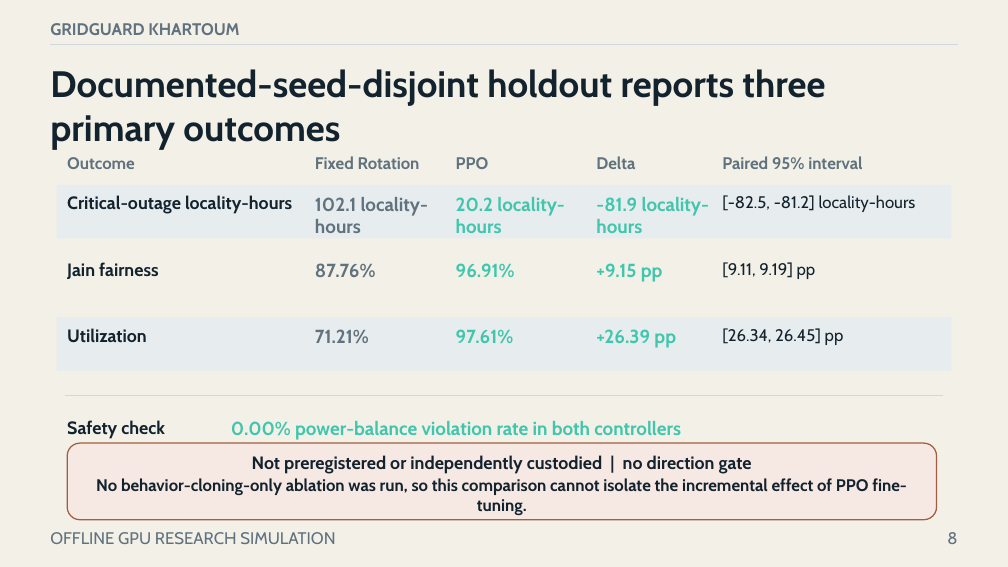
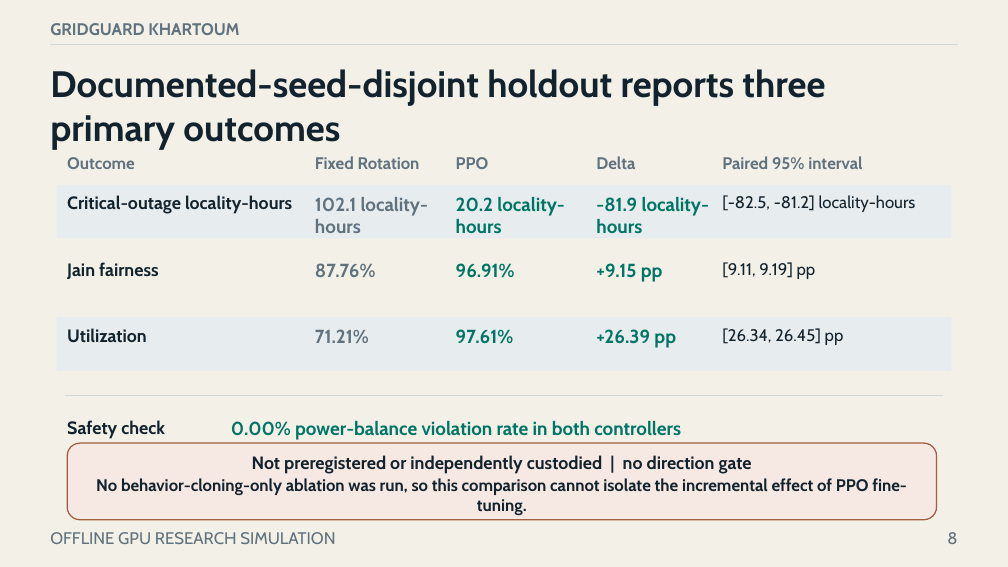
Before and after one commit to boomout2012-afk/gridguard-khartoum, a slide deck: slide 8 of output/presentation/gridguard-khartoum-defense.pptx. Drawn at 1008x567 pixels with LibreOffice and Linux fonts; fonts in the diff are those of the drawing. Boxes give left, top, right and bottom in pixels: in the first picture for what was removed or moved away, otherwise in the second. Text is boxed around its words. In the diff, an @@ line names an element or a change of style, - is before the commit and + after.

```diff
--- a/output/presentation/gridguard-khartoum-defense.pptx
+++ b/output/presentation/gridguard-khartoum-defense.pptx
@@ text colour #3FC6AC to #007565 in 7 elements at (x1=456, y1=197, x2=564, y2=233), (x1=596, y1=197, x2=709, y2=233), (x1=456, y1=263, x2=515, y2=278), (x1=596, y1=263, x2=663, y2=282), (x1=456, y1=329, x2=513, y2=344), (x1=596, y1=329, x2=676, y2=348), (x1=231, y1=420, x2=681, y2=440) @@
```
Also in this commit, not shown: 6 other slides changed, 24 other files.
